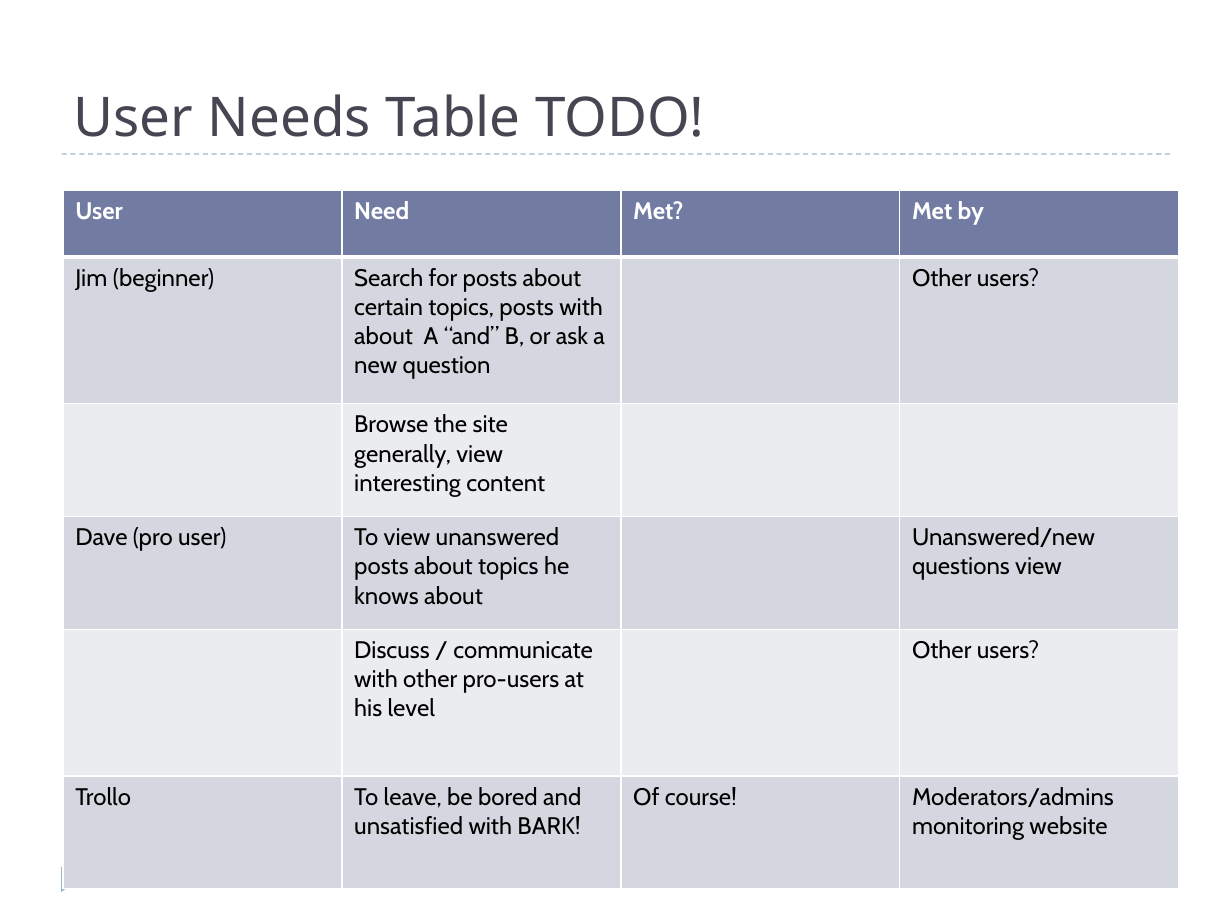
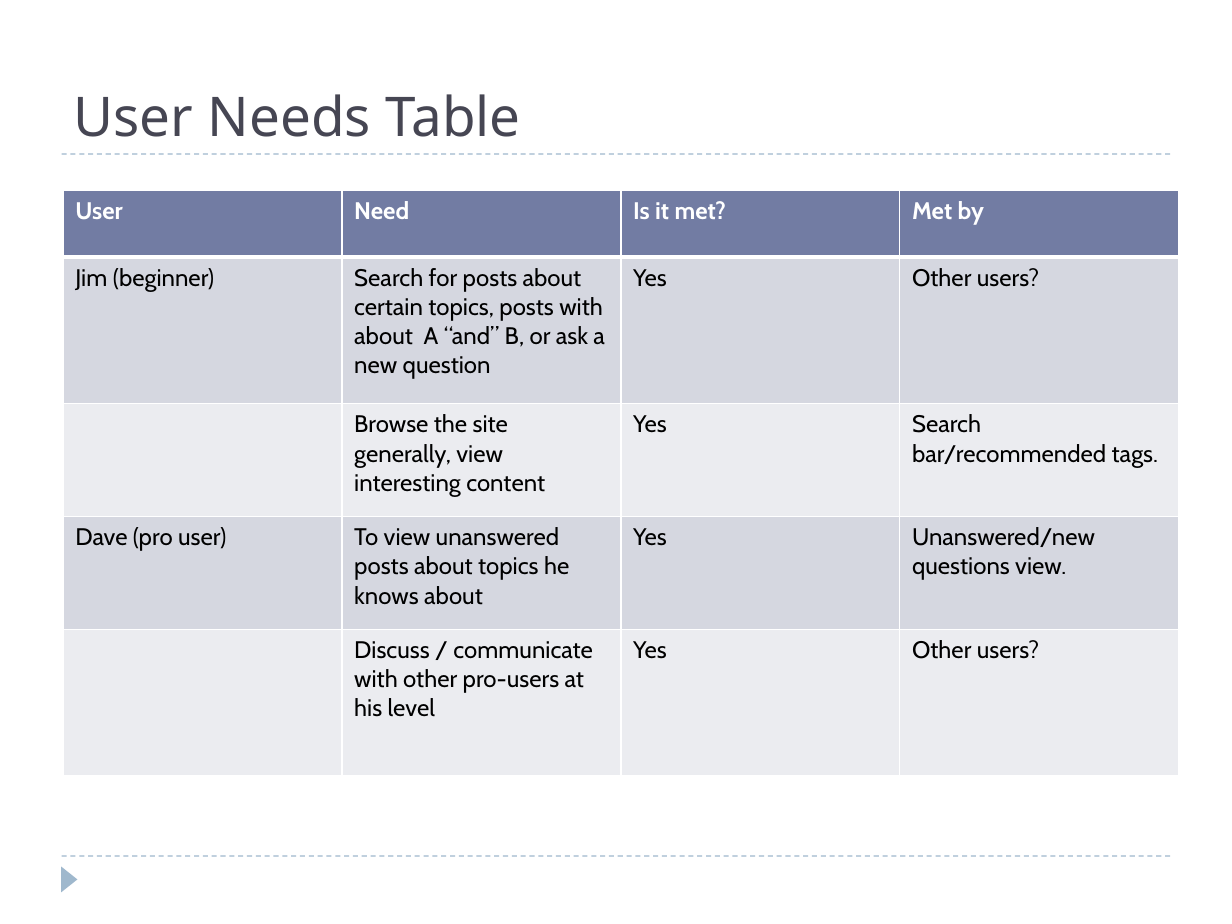
Before and after one commit to projectgoav/studeso, a slide deck: slide 6 of docs/presentation.pptx. Drawn at 1232x924 pixels with LibreOffice and Linux fonts; fonts in the diff are those of the drawing. Boxes give left, top, right and bottom in pixels: in the first picture for what was removed or moved away, otherwise in the second. Text is boxed around its words. In the diff, an @@ line names an element or a change of style, - is before the commit and + after.

Commit message:
Update user needs table

```diff
--- a/docs/presentation.pptx
+++ b/docs/presentation.pptx
@@ title at bbox=[74, 94, 521, 137]: text changed @@
-User Needs Table TODO!
+User Needs Table
@@ table at bbox=[63, 191, 1177, 776] @@
-row 1: User | Need | Met? | Met by
-row 2: Jim (beginner) | Search for posts about certain topics, posts with about A “and” B, or ask a new question |  | Other users?
-row 3:  | Browse the site generally, view interesting content |  | 
-row 4: Dave (pro user) | To view unanswered posts about topics he knows about |  | Unanswered/new questions view
-row 5:  | Discuss / communicate with other pro-users at his level |  | Other users?
-row 6: Trollo | To leave, be bored and unsatisfied with BARK! | Of course! | Moderators/admins monitoring website
+row 1: User | Need | Is it met? | Met by
+row 2: Jim (beginner) | Search for posts about certain topics, posts with about A “and” B, or ask a new question | Yes | Other users?
+row 3:  | Browse the site generally, view interesting content | Yes | Search bar/recommended tags.
+row 4: Dave (pro user) | To view unanswered posts about topics he knows about | Yes | Unanswered/new questions view.
+row 5:  | Discuss / communicate with other pro-users at his level | Yes | Other users?
```
Also in this commit, not shown: 1 other slide changed.
